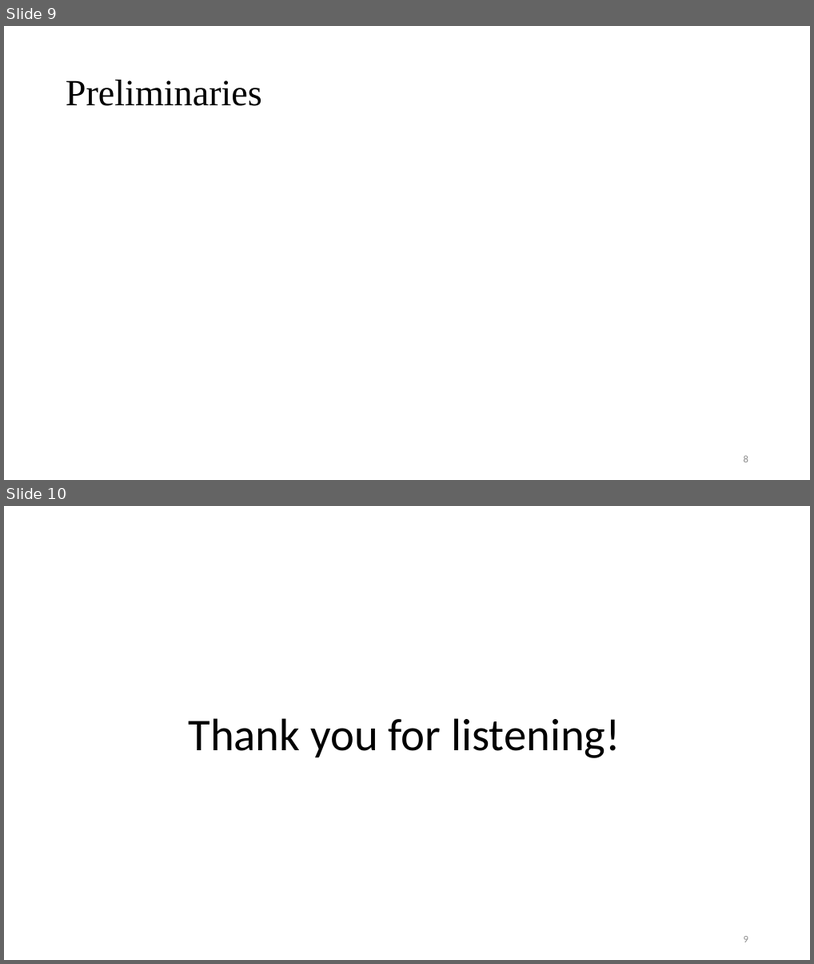
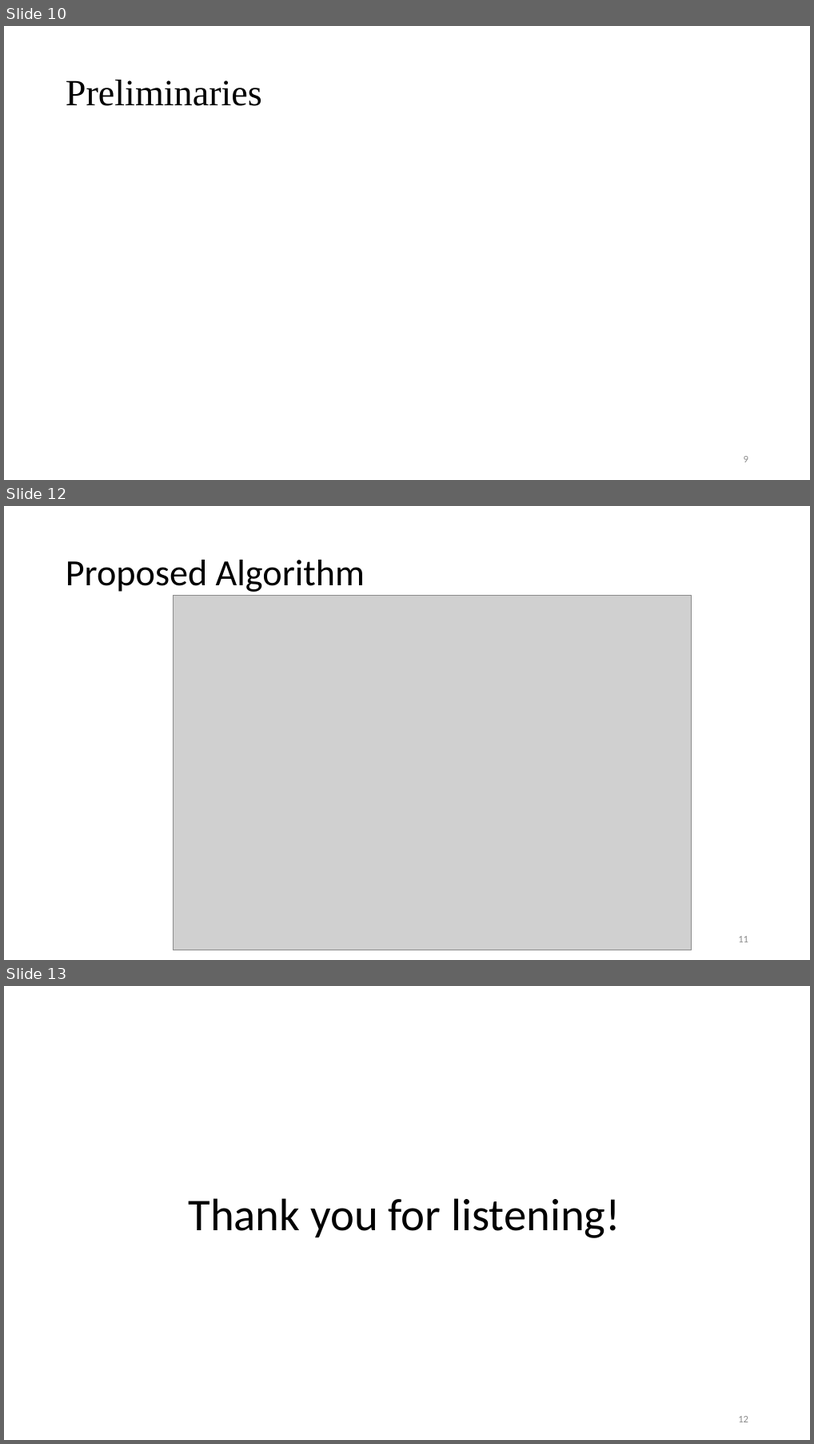
Before and after one commit to Pacific-Feng-Studuies/Studied-Papers, a slide deck: GM/Placement/PUFFER A Routability-Driven Placement Framework via Cell Padding/PUFFER A Routability-Driven Placement Framework via Cell Padding.pptx. Shown one above the other, each under a label of ours: slides 9 and 10 before the commit, slides 10, 12 and 13 after it; the slides between them are not shown. The pictures are 814x964 and 814x1444 pixels, drawn with LibreOffice and Linux fonts; fonts in the diff are those of the drawing; grey boxes stand for pictures. Boxes give left, top, right and bottom in pixels: in the first picture for what was removed or moved away, otherwise in the second. Text is boxed around its words. In the diff, an @@ line names an element or a change of style, - is before the commit and + after.

```diff
--- a/GM/Placement/PUFFER A Routability-Driven Placement Framework via Cell Padding/PUFFER A Routability-Driven Placement Framework via Cell Padding.pptx
+++ b/GM/Placement/PUFFER A Routability-Driven Placement Framework via Cell Padding/PUFFER A Routability-Driven Placement Framework via Cell Padding.pptx
@@ slide 12 added at (4,506,810,960), background #FFFFFF @@
@@ title added at (66,560,365,592), 44 pt, text #000000 @@
+Proposed Algorithm
@@ picture added at (174,595,692,949) @@
@@ page number added at (738,936,749,942), 12 pt, text #8C8C8C @@
+11
@@ what was slide 9 is now slide 10 @@
@@ what was slide 10 is now slide 13 @@
@@ page number at (738,1416,749,1422): text changed @@
-9
+12
```
Also in this commit, not shown: 1 slide changed, 2 other slides added, 1 other file.
